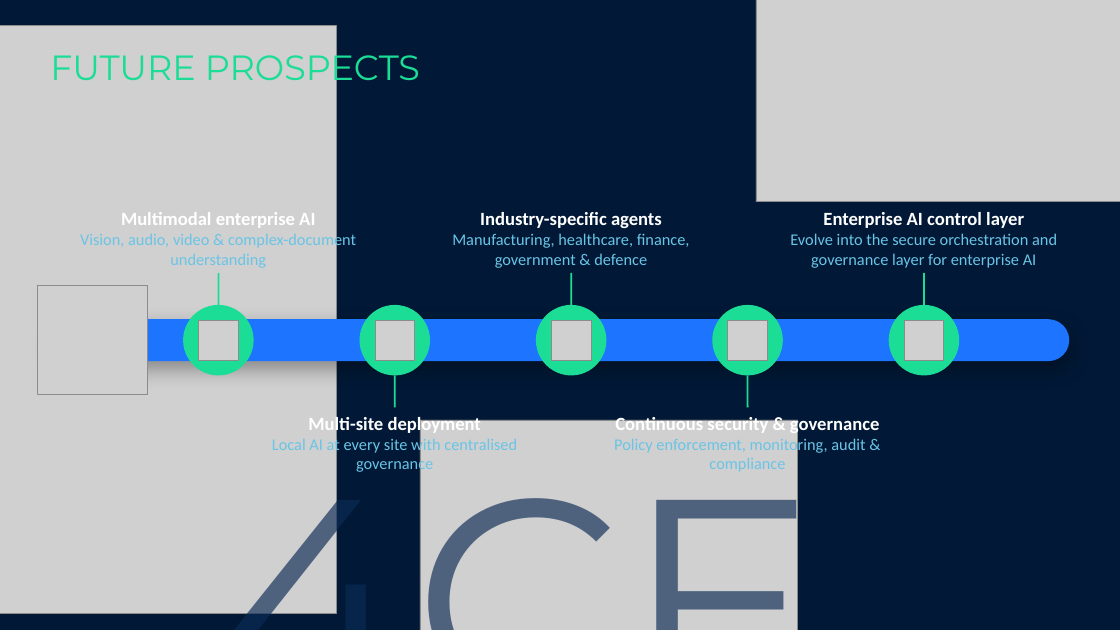
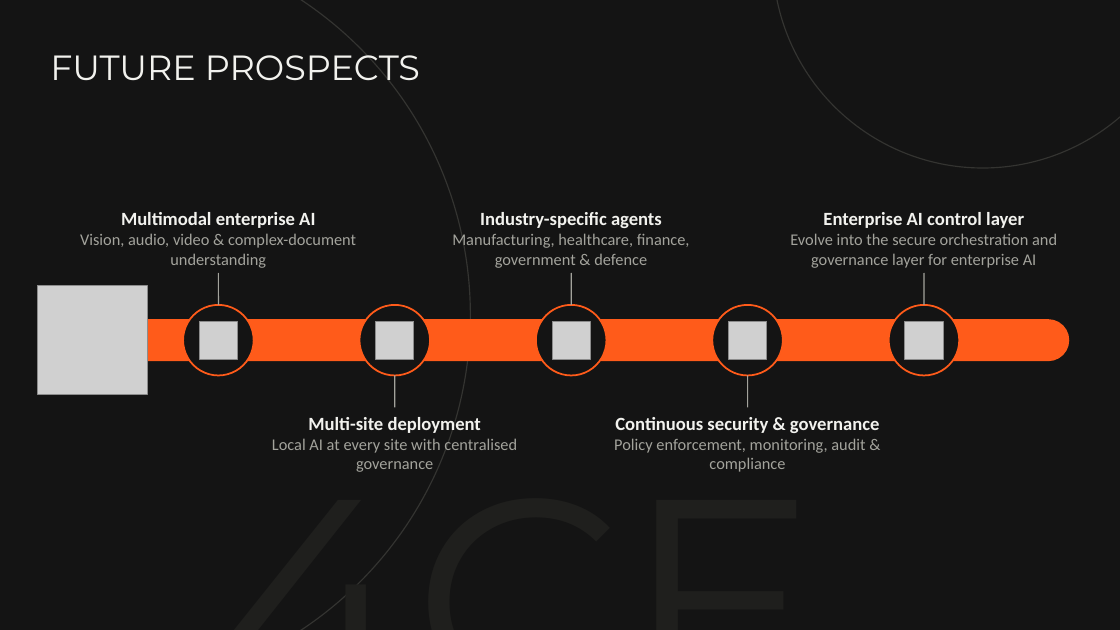
Before and after one commit to Yash3510/Multi-LLM-Agentic-Ai, a slide deck: slide 8 of presentation/Team-Kern-SIH2026-Sovereign-AI.pptx. Drawn at 1120x630 pixels with LibreOffice and Linux fonts; fonts in the diff are those of the drawing; grey boxes stand for pictures. Boxes give left, top, right and bottom in pixels: in the first picture for what was removed or moved away, otherwise in the second. Text is boxed around its words. In the diff, an @@ line names an element or a change of style, - is before the commit and + after.

```diff
--- a/presentation/Team-Kern-SIH2026-Sovereign-AI.pptx
+++ b/presentation/Team-Kern-SIH2026-Sovereign-AI.pptx
@@ background #011936 to #141414 @@
@@ picture removed at (x1=0, y1=25, x2=336, y2=613) @@
@@ ellipse added at (x1=0, y1=0, x2=471, y2=630), outline #343431 1 pt @@
@@ picture removed at (x1=756, y1=0, x2=1120, y2=202) @@
@@ ellipse added at (x1=773, y1=0, x2=1120, y2=168), outline #343431 1 pt @@
@@ text "FUTURE PROSPECTS" at (x1=50, y1=55, x2=420, y2=81): text colour gradient #1BDD96 to #00B0F0 to #F2F2EE @@
@@ text "Multimodal enterprise AI" at (x1=80, y1=212, x2=356, y2=268): text colour #FFFFFF to #F2F2EE in "Multimodal enterprise AI"; text colour #6AC4E6 to #A3A39C in "Vision, audio, video & complex-document understanding" @@
@@ text "Industry-specific agents" at (x1=452, y1=212, x2=690, y2=268): text colour #FFFFFF to #F2F2EE in "Industry-specific agents"; text colour #6AC4E6 to #A3A39C in "Manufacturing, healthcare, finance, government & defence" @@
@@ text "Enterprise AI control layer" at (x1=790, y1=212, x2=1057, y2=268): text colour #FFFFFF to #F2F2EE in "Enterprise AI control layer"; text colour #6AC4E6 to #A3A39C in "Evolve into the secure orchestration and governance ..." @@
@@ line (218, 273) - (218, 305): stroke #1BDD96 1.5 pt to #A3A39C 1 pt @@
@@ line (571, 273) - (571, 305): stroke #1BDD96 1.5 pt to #A3A39C 1 pt @@
@@ line (924, 273) - (924, 305): stroke #1BDD96 1.5 pt to #A3A39C 1 pt @@
@@ rounded rectangle at (x1=50, y1=319, x2=1070, y2=361): fill #1D74FF to #FF5B1A; shadow off @@
@@ fill #1BDD96 to #141414; outline none to #FF5B1A 1.5 pt in 5 elements at (x1=183, y1=305, x2=254, y2=376), (x1=360, y1=305, x2=430, y2=376), (x1=536, y1=305, x2=607, y2=376), (x1=712, y1=305, x2=783, y2=376), (x1=889, y1=305, x2=960, y2=376) @@
@@ line (395, 376) - (395, 408): stroke #1BDD96 1.5 pt to #A3A39C 1 pt @@
@@ line (748, 376) - (748, 408): stroke #1BDD96 1.5 pt to #A3A39C 1 pt @@
@@ text "Multi-site deployment" at (x1=272, y1=417, x2=517, y2=472): text colour #FFFFFF to #F2F2EE in "Multi-site deployment"; text colour #6AC4E6 to #A3A39C in "Local AI at every site with centralised ..." @@
@@ text "Continuous security & governance" at (x1=614, y1=417, x2=879, y2=472): text colour #FFFFFF to #F2F2EE in "Continuous security & governance"; text colour #6AC4E6 to #A3A39C in "Policy enforcement, monitoring, audit & compliance" @@
@@ text "4CE" at (x1=218, y1=429, x2=1025, y2=630): text colour #0B2A55 at 65% opacity to #1F1F1D @@
@@ picture removed at (x1=420, y1=420, x2=798, y2=630) @@
```
Also in this commit, not shown: 9 other slides changed, 6 other files.
